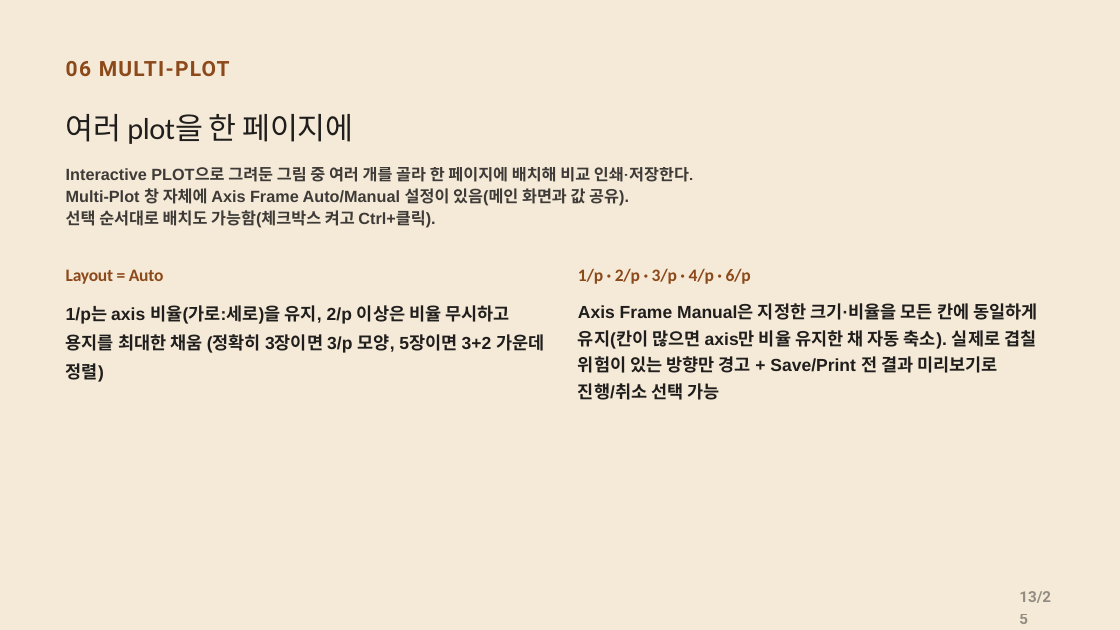
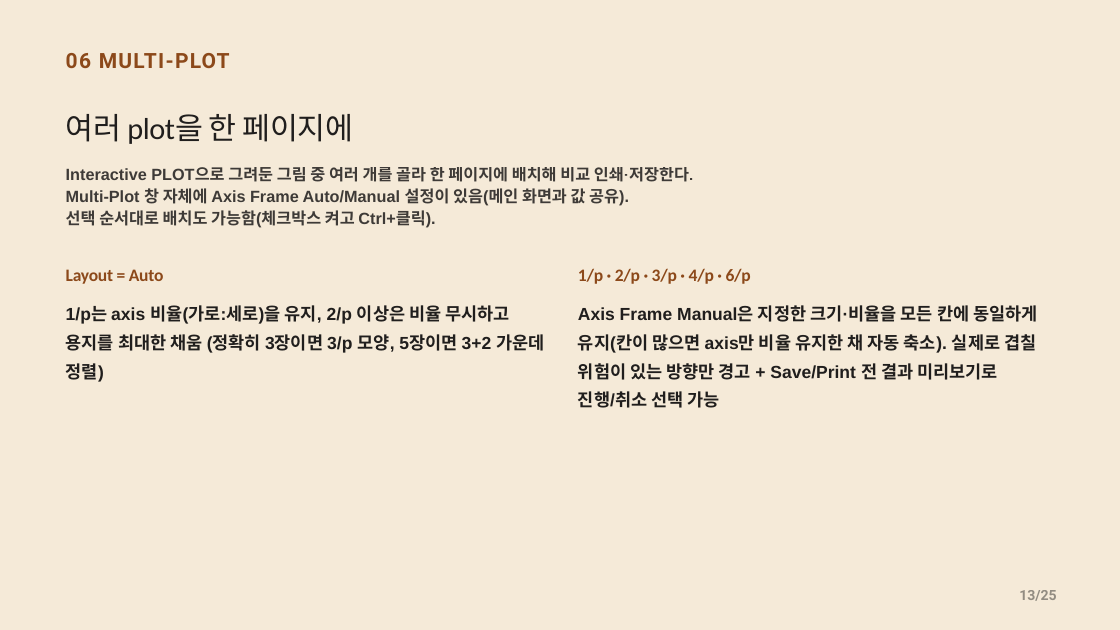
Before and after one commit to CWKIM113/CathPlot_Pub, a slide deck: slide 13 of CathPlot_발표.pptx. Drawn at 1120x630 pixels with LibreOffice and Linux fonts; fonts in the diff are those of the drawing. Boxes give left, top, right and bottom in pixels: in the first picture for what was removed or moved away, otherwise in the second. Text is boxed around its words. In the diff, an @@ line names an element or a change of style, - is before the commit and + after.

```diff
--- a/CathPlot_발표.pptx
+++ b/CathPlot_발표.pptx
@@ text "06 MULTI-PLOT": place and size @@
-text "06 MULTI-PLOT" at [66, 61, 230, 76]
+text "06 MULTI-PLOT" at [66, 53, 230, 68]
@@ text "06 MULTI-PLOT" at [66, 53, 230, 68]: line spacing 0.84 to 0.94 @@
@@ text "Axis Frame Manual은 지정한 크기·비율을 ..." at [578, 305, 1037, 408]: line spacing 1.27 to 1.37 @@
@@ text "13/25" at [1019, 590, 1056, 601]: size 19.5 to 18 pt @@
```
Also in this commit, not shown: 22 other slides changed, 1 other file.
